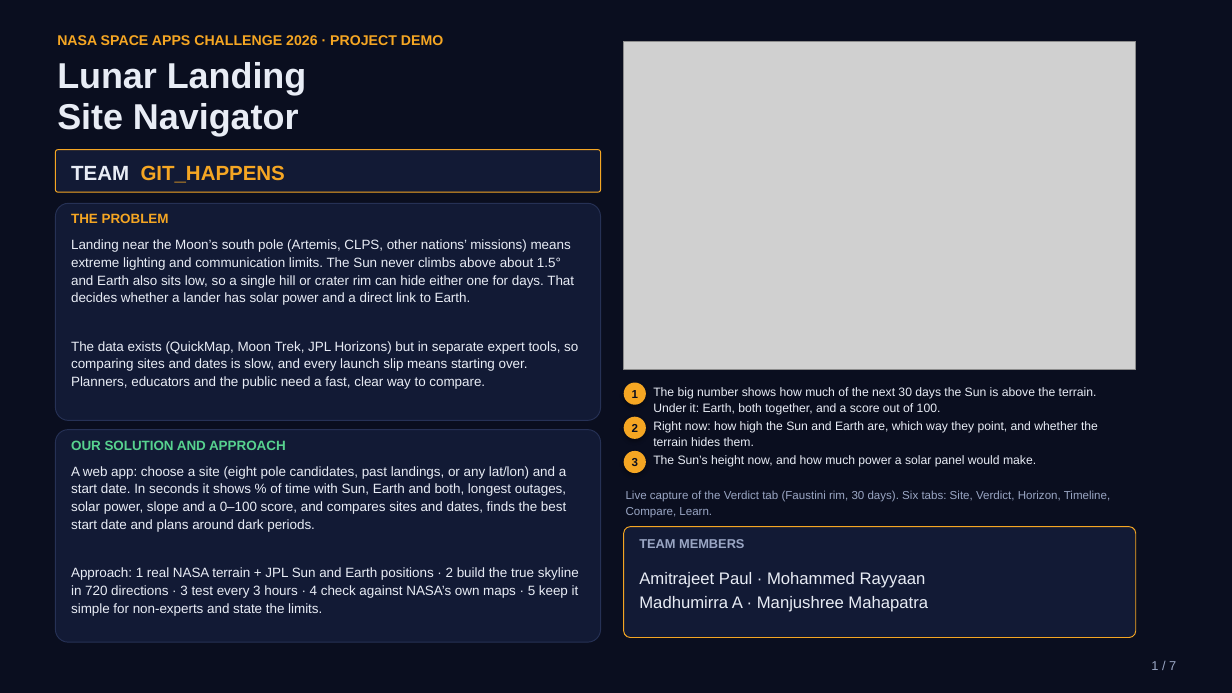
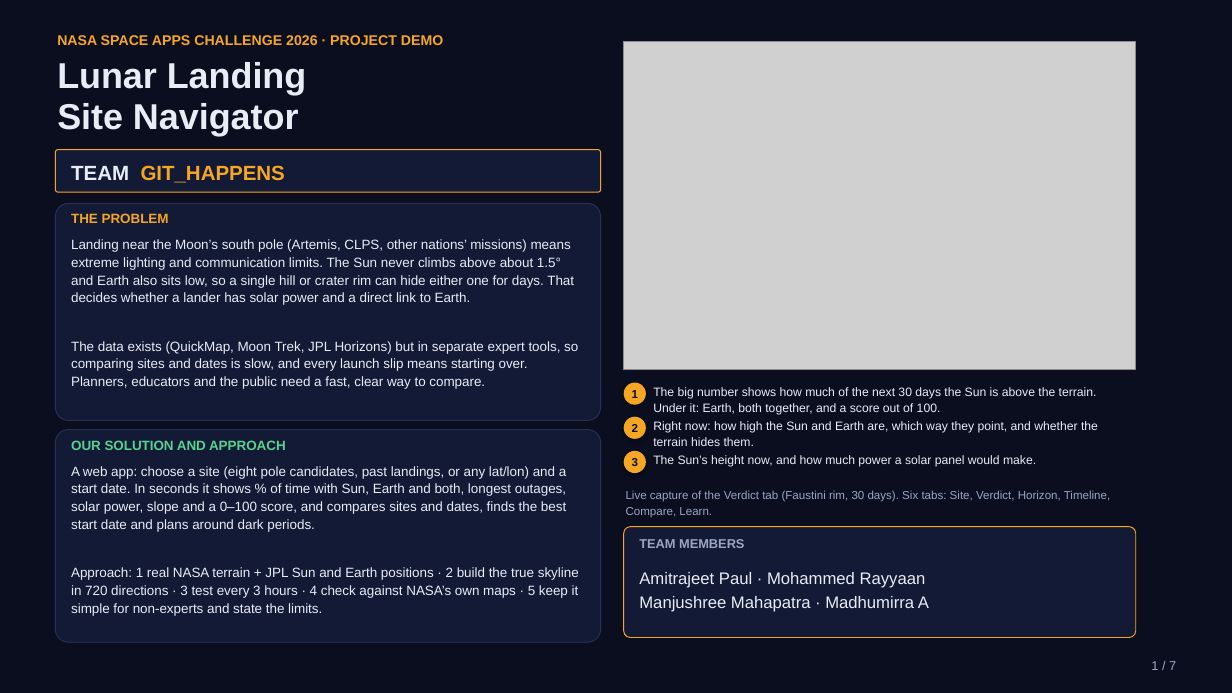
Before and after one commit to Amitrajeetpaul/lunar-landing-site-navigator, a slide deck: slide 1 of docs/GIT_7_SLIDE_PPT.pptx. Drawn at 1232x693 pixels with LibreOffice and Linux fonts; fonts in the diff are those of the drawing; grey boxes stand for pictures. Boxes give left, top, right and bottom in pixels: in the first picture for what was removed or moved away, otherwise in the second. Text is boxed around its words. In the diff, an @@ line names an element or a change of style, - is before the commit and + after.

```diff
--- a/docs/GIT_7_SLIDE_PPT.pptx
+++ b/docs/GIT_7_SLIDE_PPT.pptx
@@ text at [639, 596, 929, 612]: text changed @@
-Madhumirra A · Manjushree Mahapatra
+Manjushree Mahapatra · Madhumirra A
```
Also in this commit, not shown: 1 other slide changed, 1 other file.
